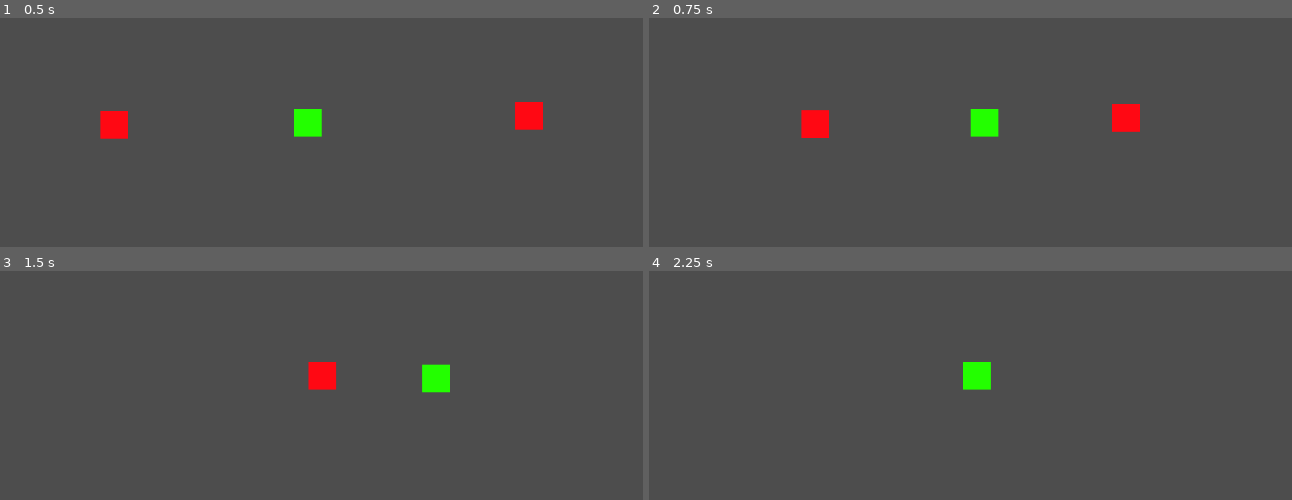
Above: before the commit, frames 1-4 (two rows, left to right).
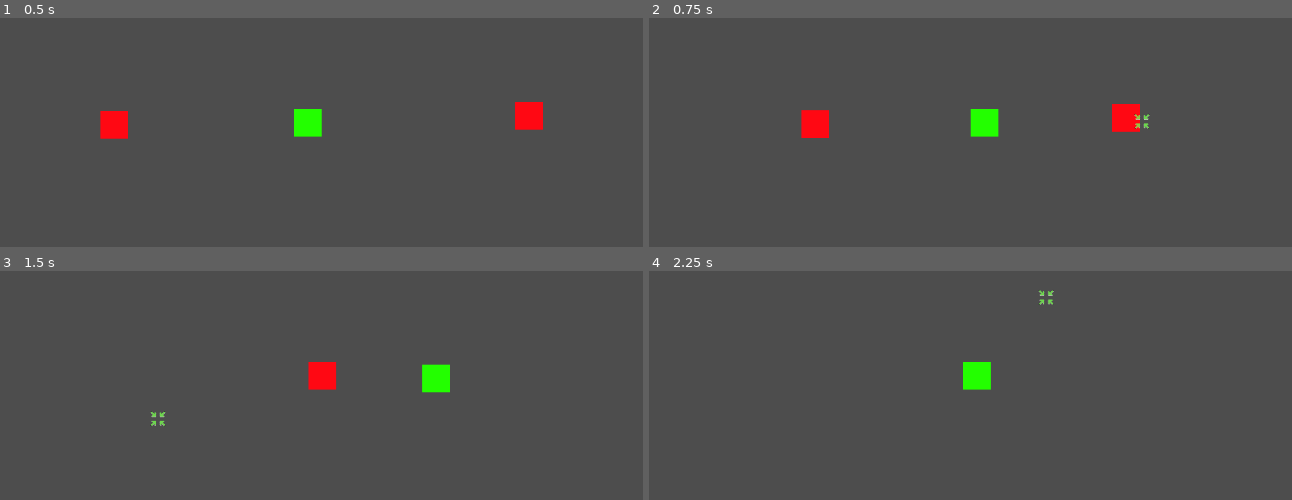
Above: after the commit, the same moments.

Repository: OhijMik/League-of-Dodgers
Game: Godot game, scene res://game_scene.tscn
Same seed, same stepped clock (60 frames per second), same inputs: the game is played once before the commit and once after it.
Inputs (mouse positions are in pixels of both pictures, inside the frame that each line leads up to):
- Up to frame 1 (0.5 s): no input
- Up to frame 2 (0.75 s): move the mouse to (1144, 121) at 0.52 s; right-click (1144, 121) at 0.6 s
- Up to frame 3 (1.5 s): move the mouse to (160, 419) at 1.27 s; right-click (160, 419) at 1.35 s
- Up to frame 4 (2.25 s): move the mouse to (1047, 298) at 2.02 s; right-click (1047, 298) at 2.1 s

Frame 1 is identical in both runs. In frame 2, less than 0.1% of the frame differs, in the area x 75-78%, y 41-49%; in frame 3, less than 0.1%; in frame 4, less than 0.1%.

Commit message:
Added the cursor animation
- Added the cursor click effect

Diff:
--- /dev/null
+++ b/cursor_click.gd
@@ -0,0 +1,16 @@
+extends Node2D
+
+@onready var anim_player = get_node("AnimationPlayer")
+
+# Called when the node enters the scene tree for the first time.
+func _ready():
+	anim_player.play("clicked")
+
+
+# Called every frame. 'delta' is the elapsed time since the previous frame.
+func _process(delta):
+	pass
+
+
+func _on_animation_player_animation_finished(anim_name):
+	queue_free()
--- /dev/null
+++ b/cursor_click.tscn
@@ -0,0 +1,56 @@
+[gd_scene load_steps=6 format=3 uid="uid://cc1hq2rvwfoiw"]
+
+[ext_resource type="Texture2D" uid="uid://c80oqorkwhdap" path="res://CursorArrows.png" id="1_1mf7x"]
+[ext_resource type="Script" path="res://cursor_click.gd" id="1_y0opp"]
+
+[sub_resource type="Animation" id="Animation_u653m"]
+resource_name = "clicked"
+length = 0.5
+tracks/0/type = "value"
+tracks/0/imported = false
+tracks/0/enabled = true
+tracks/0/path = NodePath("CursorArrows:modulate")
+tracks/0/interp = 1
+tracks/0/loop_wrap = true
+tracks/0/keys = {
+"times": PackedFloat32Array(0, 0.5),
+"transitions": PackedFloat32Array(1, 1),
+"update": 0,
+"values": [Color(1, 1, 1, 1), Color(1, 1, 1, 0)]
+}
+
+[sub_resource type="Animation" id="Animation_7w1vh"]
+length = 0.001
+tracks/0/type = "value"
+tracks/0/imported = false
+tracks/0/enabled = true
+tracks/0/path = NodePath("CursorArrows:modulate")
+tracks/0/interp = 1
+tracks/0/loop_wrap = true
+tracks/0/keys = {
+"times": PackedFloat32Array(0),
+"transitions": PackedFloat32Array(1),
+"update": 0,
+"values": [Color(1, 1, 1, 1)]
+}
+
+[sub_resource type="AnimationLibrary" id="AnimationLibrary_6hvdr"]
+_data = {
+"RESET": SubResource("Animation_7w1vh"),
+"clicked": SubResource("Animation_u653m")
+}
+
+[node name="CursorClick" type="Node2D"]
+script = ExtResource("1_y0opp")
+
+[node name="CursorArrows" type="Sprite2D" parent="."]
+rotation = 0.785398
+scale = Vector2(0.19, 0.19)
+texture = ExtResource("1_1mf7x")
+
+[node name="AnimationPlayer" type="AnimationPlayer" parent="."]
+libraries = {
+"": SubResource("AnimationLibrary_6hvdr")
+}
+
+[connection signal="animation_finished" from="AnimationPlayer" to="." method="_on_animation_player_animation_finished"]
--- /dev/null
+++ b/game_scene.gd
@@ -0,0 +1,17 @@
+extends Node2D
+
+var cursor_click = preload("res://cursor_click.tscn")
+
+# Called when the node enters the scene tree for the first time.
+func _ready():
+	pass # Replace with function body.
+
+
+# Called every frame. 'delta' is the elapsed time since the previous frame.
+func _process(delta):
+	if Input.is_action_just_pressed("move"):
+		var mouse_pos = get_viewport().get_mouse_position()
+
+		var cursor_click_temp = cursor_click.instantiate()
+		cursor_click_temp.position = mouse_pos
+		add_child(cursor_click_temp)
--- a/game_scene.tscn
+++ b/game_scene.tscn
@@ -1,9 +1,11 @@
-[gd_scene load_steps=3 format=3 uid="uid://8tuff20euseq"]
+[gd_scene load_steps=4 format=3 uid="uid://8tuff20euseq"]
 
+[ext_resource type="Script" path="res://game_scene.gd" id="1_0fbgr"]
 [ext_resource type="PackedScene" uid="uid://beixhopf2vygy" path="res://champion.tscn" id="1_q5lk1"]
 [ext_resource type="PackedScene" uid="uid://gkn3iwuves0t" path="res://projectile.tscn" id="2_e6i66"]
 
 [node name="GameScene" type="Node2D"]
+script = ExtResource("1_0fbgr")
 
 [node name="Champion" parent="." instance=ExtResource("1_q5lk1")]
 position = Vector2(562, 294)
Binary file added: CursorArrows.png
Not shown, added: CursorArrows.png.import
